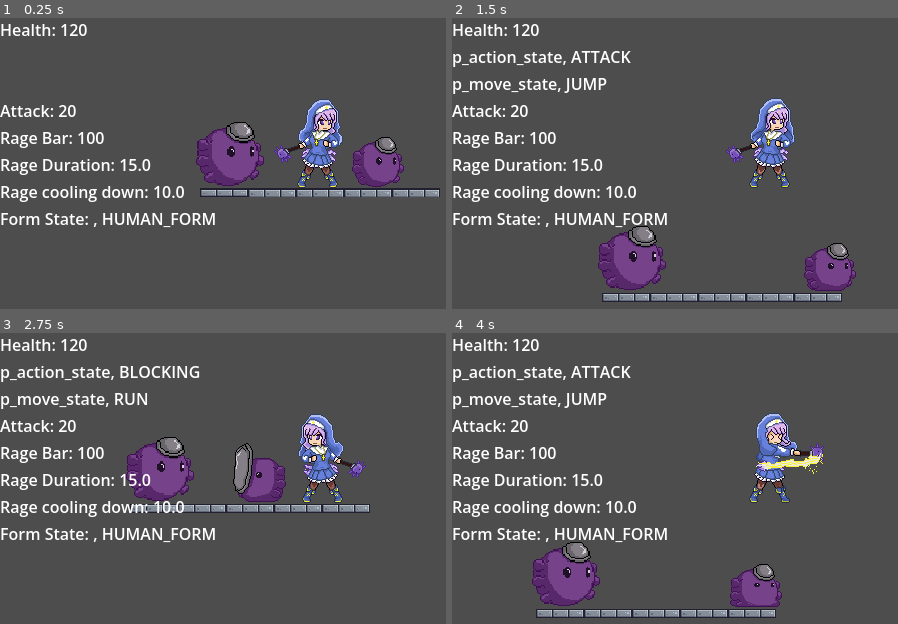
Above: before the commit, frames 1-4 (two rows, left to right).
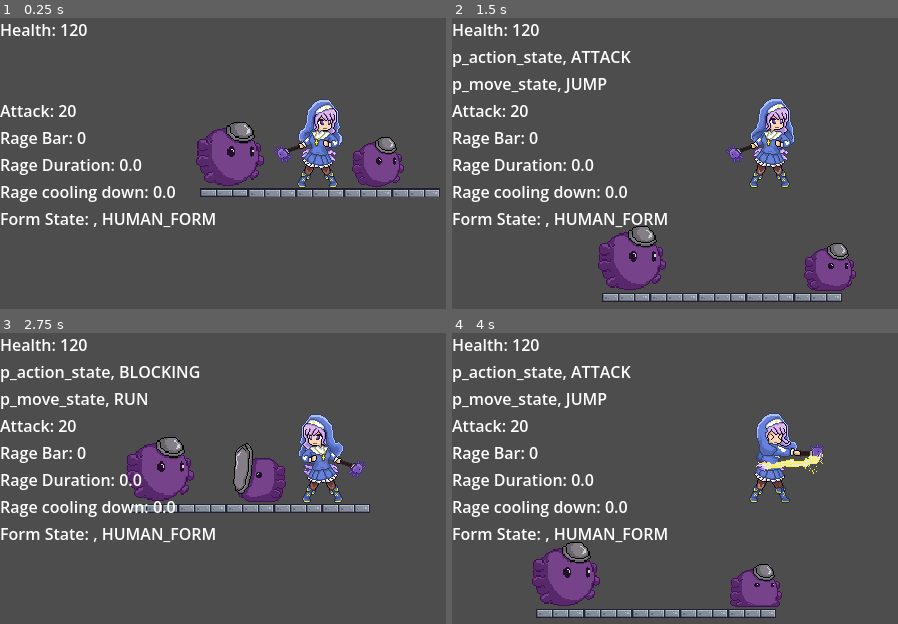
Above: after the commit, the same moments.

Repository: the-kureitibu/Game_Jam_2026
Game: Godot game, scene res://scenes/test_rooms/test_scene.tscn
Same seed, same stepped clock (60 frames per second), same inputs: the game is played once before the commit and once after it.
Inputs (mouse positions are in pixels of both pictures, inside the frame that each line leads up to):
- Up to frame 1 (0.25 s): no input
- Up to frame 2 (1.5 s): move the mouse to (outside the picture) at 0.52 s; hold D (right) from 0.53 s (still down); click (outside the picture) at 0.6 s; tap Space (jump) at 0.77 s; move the mouse to (643, 204) at 1.27 s; click (643, 204) at 1.35 s
- Up to frame 3 (2.75 s): tap Space (jump) at 1.52 s; move the mouse to (383, 429) at 2.02 s; release D (right) at 2.03 s; hold A (left) from 2.03 s (still down); right-click (383, 429) at 2.1 s; click (383, 429) at 2.3 s
- Up to frame 4 (4 s): move the mouse to (741, 571) at 2.77 s; release A (left) at 2.78 s; hold D (right) from 2.78 s (still down); click (741, 571) at 2.85 s; tap Space (jump) at 3.02, 3.77 s; move the mouse to (outside the picture) at 3.52 s; click (outside the picture) at 3.6 s

The runs differ from the first frame. In frame 1, 0.5% of the frame differs, in the area x 17-42%, y 39-62%; in frame 2, 0.5%; in frame 3, 0.5%; in frame 4, 0.5%.

Commit message:
Start rage logic, fix UI

Diff:
--- a/scenes/player_scene/player_scene.tscn
+++ b/scenes/player_scene/player_scene.tscn
@@ -518,4 +518,5 @@
 [node name="Camera2D" type="Camera2D" parent="." unique_id=35895923]
 
 [connection signal="animation_finished" from="MainSprite" to="." method="_on_main_sprite_animation_finished"]
+[connection signal="area_entered" from="HitBox" to="." method="_on_hit_box_area_entered"]
 [connection signal="area_entered" from="HurtBox" to="." method="_on_hurt_box_area_entered"]
--- a/scenes/player_scene/player_scripts/player_scene.gd
+++ b/scenes/player_scene/player_scripts/player_scene.gd
@@ -16,6 +16,7 @@
 #add duration and cooling for rage
 var is_hurt: bool = false
 var is_busy: bool = false
+var input_available: bool = true
 var is_invulnerable: bool = false
 const MAX_HEALTH: int = 200
 const MAX_DMG: int = 50
@@ -42,7 +43,7 @@
 @export var r_amount: int:
 	set(value):
 
-		r_amount = clamp(value, 0, MAX_RAGE)
+		r_amount = clamp(value, 0, stats.rage_amount)
 		stat_changed.emit("r_amount", value)
 
 @export var r_per_attk: int
@@ -108,7 +109,6 @@
 
 @export var p_proj_sprite: Area2D
 
-
 #endregion
 
 #region Hitboxes, Hurtboxes Vars
@@ -153,7 +153,6 @@
 		p_sprite.play("idle")
 
 	if stats == null:
-		push_error("Enemy has no stats resource assigned.")
 		return
 
 	if !mace_hit_box.disabled:
@@ -180,7 +179,6 @@
 	p_health = stats.player_health
 	p_speed = stats.player_speed
 	p_damage = stats.player_damage
-	r_amount = stats.rage_amount
 	r_per_attk = stats.rage_per_attack
 	SignalHub.set_ini_a_state.emit()
 	SignalHub.set_ini_m_state.emit()
@@ -293,7 +291,7 @@
 	force_move_animation()
 
 func start_attack() -> void:
-	if is_busy:
+	if !input_available:
 		return
 
 	if is_blocking:
@@ -361,6 +359,8 @@
 			end_combo()
 
 
+func handle_rage() -> void:
+	pass
 
 func end_combo() -> void:
 	is_busy = false
@@ -396,6 +396,7 @@
 
 func start_hurt(damage: int) -> void:
 	is_busy = true
+	input_available = false
 
 	if is_invulnerable:
 		return
@@ -410,10 +411,12 @@
 		p_health -= damage
 	else:
 		death()
+
 	invulnerable_timer = stats.invul_timer
 
 func end_hurt() -> void:
 
+	input_available = true
 	is_busy = false
 	is_hurt = false
 	p_action_state = PlayerActionState.NONE
@@ -491,6 +494,8 @@
 	mace_hit_box.position = Vector2(0.0, 0.0)
 	mace_hit_box.rotation = 0
 
+
+
 #endregion
 
 #region Player States
@@ -563,6 +568,13 @@
 			en_damage = from_enemy.hit()
 			handle_hurt(en_damage)
 
+func _on_hit_box_area_entered(area: Area2D) -> void:
+	var from_area = area.get_tree().get_first_node_in_group("Enemy_target")
+
+	if from_area:
+		print("Enemy Exist")
+
+
 #endregion
 
 
--- a/scenes/ui/test_ui.gd
+++ b/scenes/ui/test_ui.gd
@@ -1,16 +1,16 @@
 extends Control
-
+#Get from Player instead
 #region Base Vars
 
 @export var p_stats: PlayerStats
-var p_move_state: String
-var p_action_state: String
-var p_heath: int
-var p_damage: int
-var r_amount: int
-var r_duration: float
-var r_cooling: float
-var r_per_attk: int
+var player_move_state: String
+var player_action_state: String
+var player_heath: int
+var player_damage: int
+var rage_amount: int
+var rage_duration: float
+var rage_cooling: float
+var rage_per_attk: int
 
 #endregion
 
@@ -97,19 +97,19 @@
 		p_form_state.text = "%s, %s" % ["Form State: ", temp_form]
 
 		#change this to get player's value, not the resource
-		p_heath = p_stats.player_health
-		p_damage = p_stats.player_damage
-		r_amount = p_stats.rage_amount
-		r_duration = p_stats.rage_timer
-		r_cooling = p_stats.rage_cd_timer
-		r_per_attk = p_stats.rage_per_attack
+		player_heath = player.p_health
+		player_damage = player.p_damage
+		rage_amount = player.r_amount
+		rage_duration = player.r_timer
+		rage_cooling = player.r_cd_timer
+		rage_per_attk = player.r_per_attk
 
 
 
 func update_ini_hud_labels() -> void:
 
-	health_label.text = "Health: " + str(p_heath)
-	attack_label.text = "Attack: " + str(p_damage)
-	rage_label.text = "Rage Bar: " + str(r_amount)
-	rage_duration_label.text = "Rage Duration: " + str(r_duration)
-	rage_cd_label.text = "Rage cooling down: " +str(r_cooling)
+	health_label.text = "Health: " + str(player_heath)
+	attack_label.text = "Attack: " + str(player_damage)
+	rage_label.text = "Rage Bar: " + str(rage_amount)
+	rage_duration_label.text = "Rage Duration: " + str(rage_duration)
+	rage_cd_label.text = "Rage cooling down: " +str(rage_cooling)
